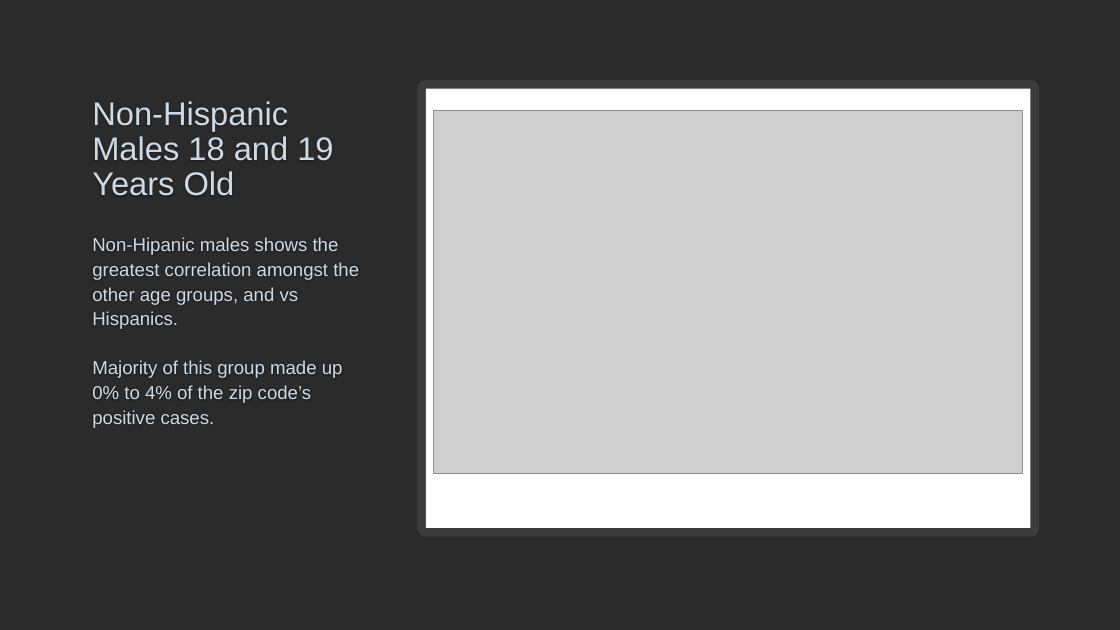
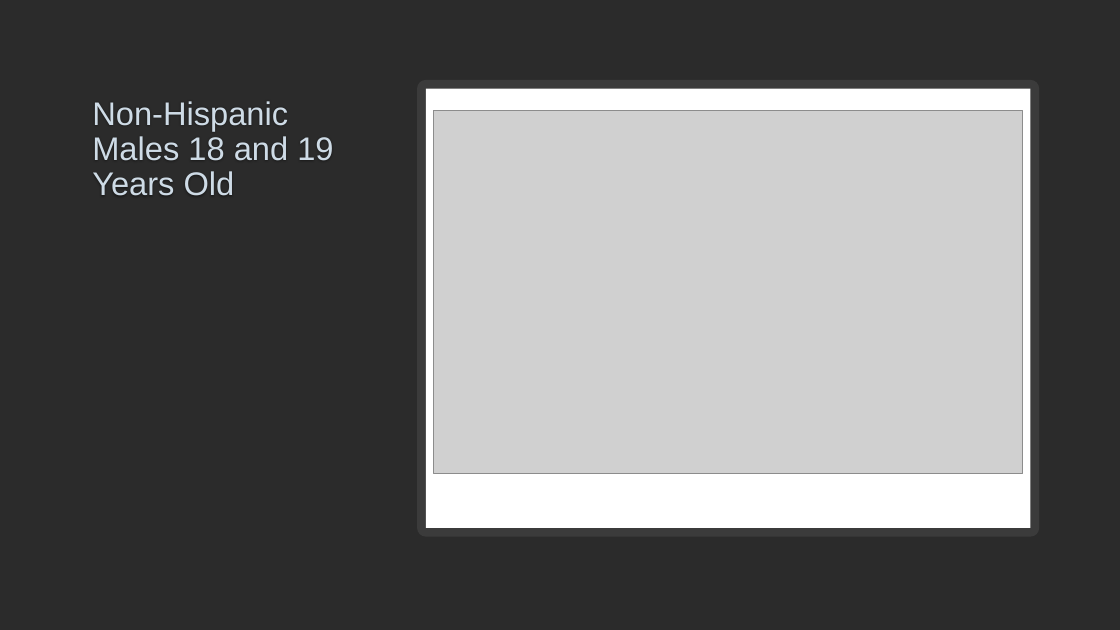
Before and after one commit to bakerv/COVID19, a slide deck: slide 5 of Bexar County COVID-19 by the Numbers.pptx (slide 8 before the commit). Drawn at 1120x630 pixels with LibreOffice and Linux fonts; fonts in the diff are those of the drawing; grey boxes stand for pictures; background and template pictures are left out; a plain dark background stands for a picture behind light text. Boxes give left, top, right and bottom in pixels: in the first picture for what was removed or moved away, otherwise in the second. Text is boxed around its words. In the diff, an @@ line names an element or a change of style, - is before the commit and + after.

```diff
--- a/Bexar County COVID-19 by the Numbers.pptx
+++ b/Bexar County COVID-19 by the Numbers.pptx
@@ text removed at [92,237,359,428] @@
-Non-Hipanic males shows the greatest correlation amongst the other age groups, and vs Hispanics.
-Majority of this group made up 0% to 4% of the zip code’s positive cases.
```
Also in this commit, not shown: 2 other slides changed, 4 slides added, 3 slides removed.
